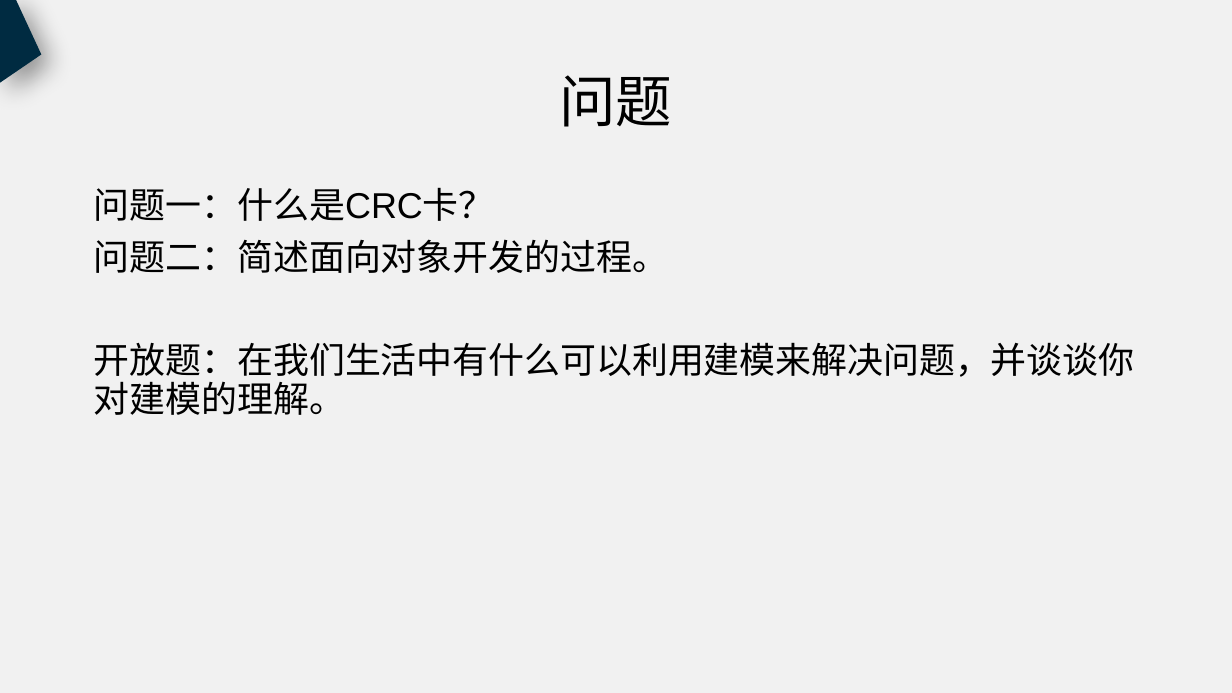
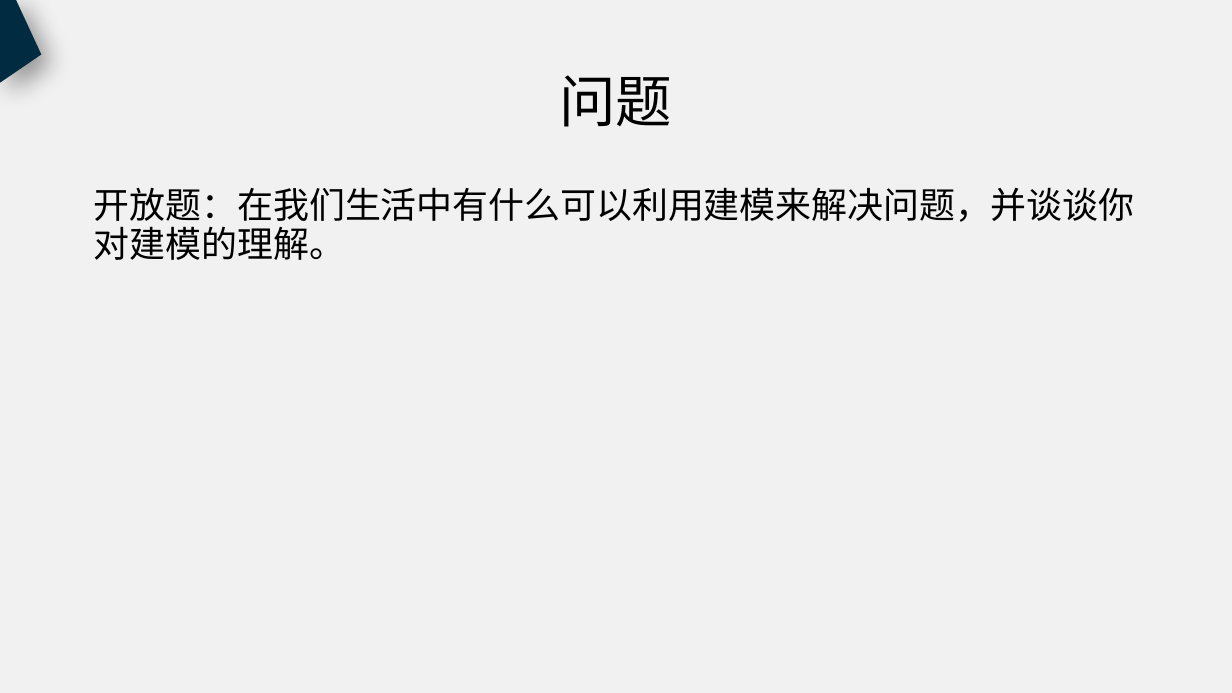
Before and after one commit to PRD2018-G18/PRD2018, a slide deck: slide 74 of 非受控文档/过程文档/UML概述/UML概述（新）.pptx (slide 73 before the commit). Drawn at 1232x693 pixels with LibreOffice and Linux fonts; fonts in the diff are those of the drawing. Boxes give left, top, right and bottom in pixels: in the first picture for what was removed or moved away, otherwise in the second. Text is boxed around its words. In the diff, an @@ line names an element or a change of style, - is before the commit and + after.

```diff
--- a/非受控文档/过程文档/UML概述/UML概述（新）.pptx
+++ b/非受控文档/过程文档/UML概述/UML概述（新）.pptx
@@ text at (94, 187, 668, 273): paragraphs removed @@
-问题一：什么是CRC卡？
-问题二：简述面向对象开发的过程。
```
Also in this commit, not shown: 5 other slides changed, 1 slide added.
